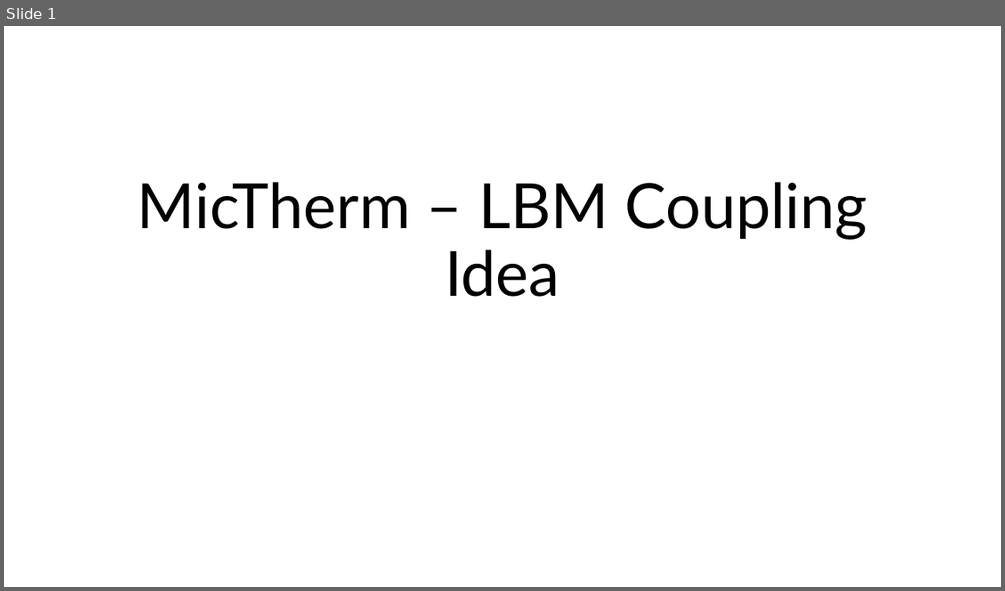
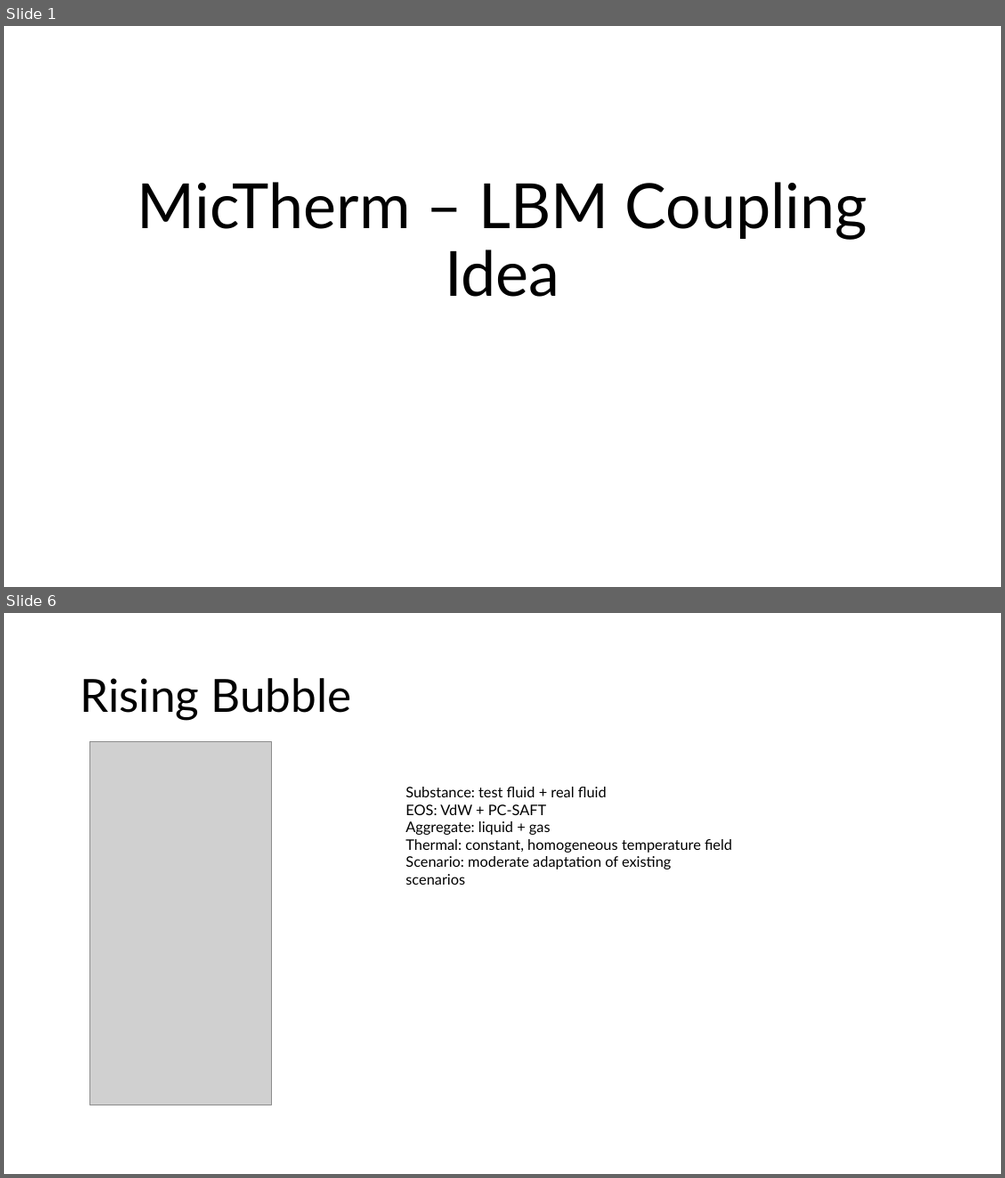
Before and after one commit to XueqiZ/JAX-LaB-MicTherm, a slide deck: MicTherm – LBM Coupling Idea.pptx. Shown one above the other, each under a label of ours: slide 1 before the commit, slides 1 and 6 after it; the slides between them are not shown. The pictures are 1005x591 and 1005x1178 pixels, drawn with LibreOffice and Linux fonts; fonts in the diff are those of the drawing; grey boxes stand for pictures. Boxes give left, top, right and bottom in pixels: in the first picture for what was removed or moved away, otherwise in the second. Text is boxed around its words. In the diff, an @@ line names an element or a change of style, - is before the commit and + after.

```diff
--- a/MicTherm – LBM Coupling Idea.pptx
+++ b/MicTherm – LBM Coupling Idea.pptx
@@ slide 6 added at <box>4,613,1001,1174</box>, background #FFFFFF @@
@@ title added at <box>80,678,352,720</box>, 44 pt, text #000000 @@
+Rising Bubble
@@ picture added at <box>90,742,272,1104</box> @@
@@ text added at <box>405,787,732,884</box>, 14 pt, text #000000 @@
+Substance: test fluid + real fluid
+EOS: VdW + PC-SAFT
+Aggregate: liquid + gas
+Thermal: constant, homogeneous temperature field
+Scenario: moderate adaptation of existing scenarios
```
Also in this commit, not shown: 7 slides changed, 3 other slides added, 1 slide removed, 16 other files.
